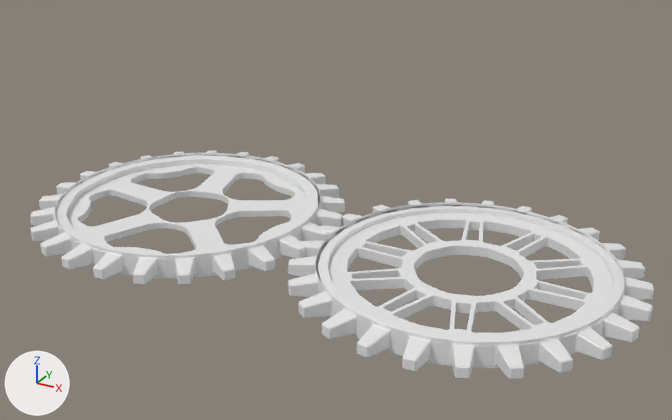
Renders of the Blender file Models + Textures/Work in Progress/gearUNWRAPPEDv2.blend from each side of a commit.
One viewpoint serves both versions: a camera (50 mm lens) standing at (11.19, -14.08, 7.81) and looking at (1.52, 3.49, -0.97). The lights are fixed; the arrows at lower left show +X, +Y and +Z.

Script lines for the objects in view, before the commit:
```python
me_circle_001 = bpy.data.meshes.new('Circle.001')
me_circle_001.from_pydata(...)  # 700 vertices, 750 faces; spans x -3.18..3.2, y -3.17..3.2, z -0.13..0.32
me_circle_001.polygons.foreach_set('use_smooth', [True] * 750)
me_circle_001.materials.append(None)
me_circle_007 = bpy.data.meshes.new('Circle.007')
me_circle_007.from_pydata(...)  # 700 vertices, 750 faces; spans x -3.18..3.2, y -3.17..3.2, z -0.13..0.32
me_circle_007.polygons.foreach_set('use_smooth', [True] * 750)
me_circle_007.materials.append(None)
me_circle_011 = bpy.data.meshes.new('Circle.011')
me_circle_011.from_pydata(...)  # 1020 vertices, 820 faces; spans x -2.66..2.66, y -2.68..2.68, z -0.11..0.27
me_circle_011.polygons.foreach_set('use_smooth', [True] * 820)
me_circle_011.materials.append(None)
ob_circle_002 = bpy.data.objects.new('Circle.002', me_circle_007)
ob_circle_002.location = (0.0, 0.0, 0.0)
ob_circle_002.rotation_euler = (0.0, 0.0, -0.000234)  # degrees (0, 0, -0)
ob_circle_004 = bpy.data.objects.new('Circle.004', me_circle_011)
ob_circle_004.location = (6.13, 0.0, 0.0)
ob_circle_005 = bpy.data.objects.new('Circle.005', me_circle_001)
ob_circle_005.location = (6.09, 0.0, 0.0)
ob_circle_005.rotation_euler = (0.0, 0.0, -0.000234)  # degrees (0, 0, -0)
# also in view: 'Circle.001' at (-0.01, -0.02, 0.07)
```
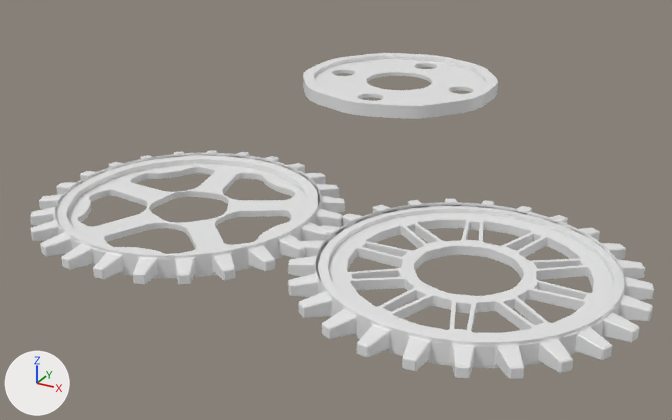
What differs and where, as boxes [x1, y1, x2, y2] in the pictures (672 x 420 px):
'Circle.010', added
    after: [303, 53, 498, 119]

Diff of the bpy script that builds the scene:
```diff
--- a/Models + Textures/Work in Progress/gearUNWRAPPEDv2.blend.py
+++ b/Models + Textures/Work in Progress/gearUNWRAPPEDv2.blend.py
@@ me_circle_013 @@
+me_circle_013.from_pydata(...)  # 1624 vertices, 1633 faces; spans x -7.5..7.5, y -2.7..12.7, z 0.2..1.1
+me_circle_013.polygons.foreach_set('use_smooth', [True] * 1633)
@@ ob_circle_010 @@
+ob_circle_010 = bpy.data.objects.new('Circle.010', me_circle_013)
+ob_circle_010.location = (0.01, 8.24, 0.0)
+ob_circle_010.scale = (0.37, 0.37, 0.37)
```
